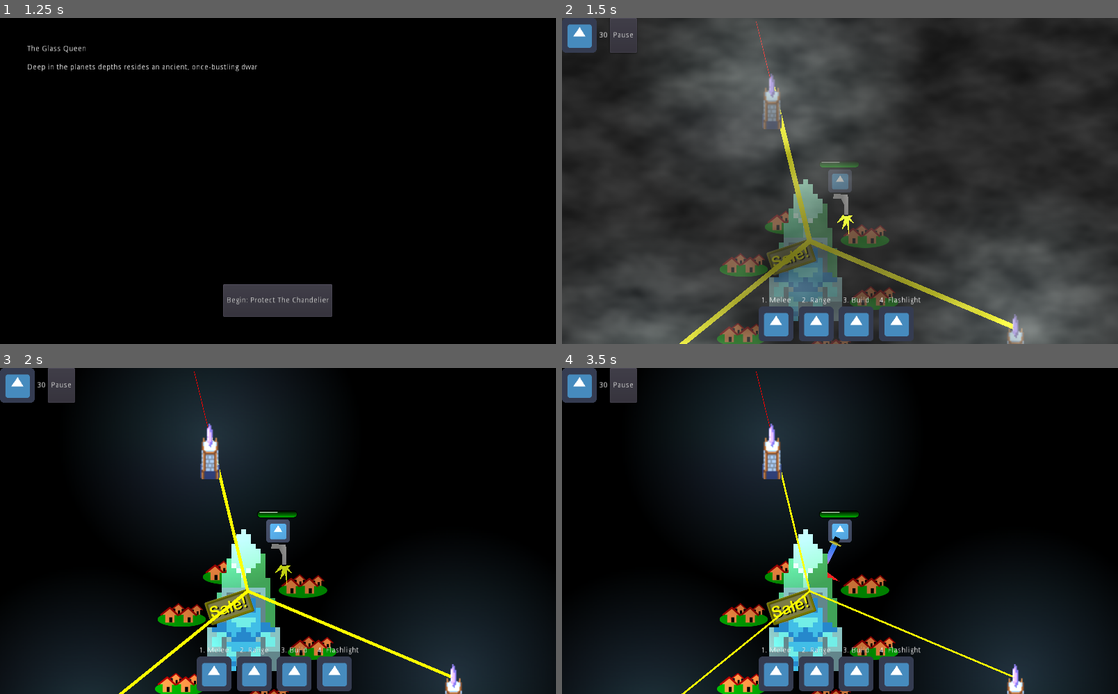
Above: before the commit, frames 1-4 (two rows, left to right).
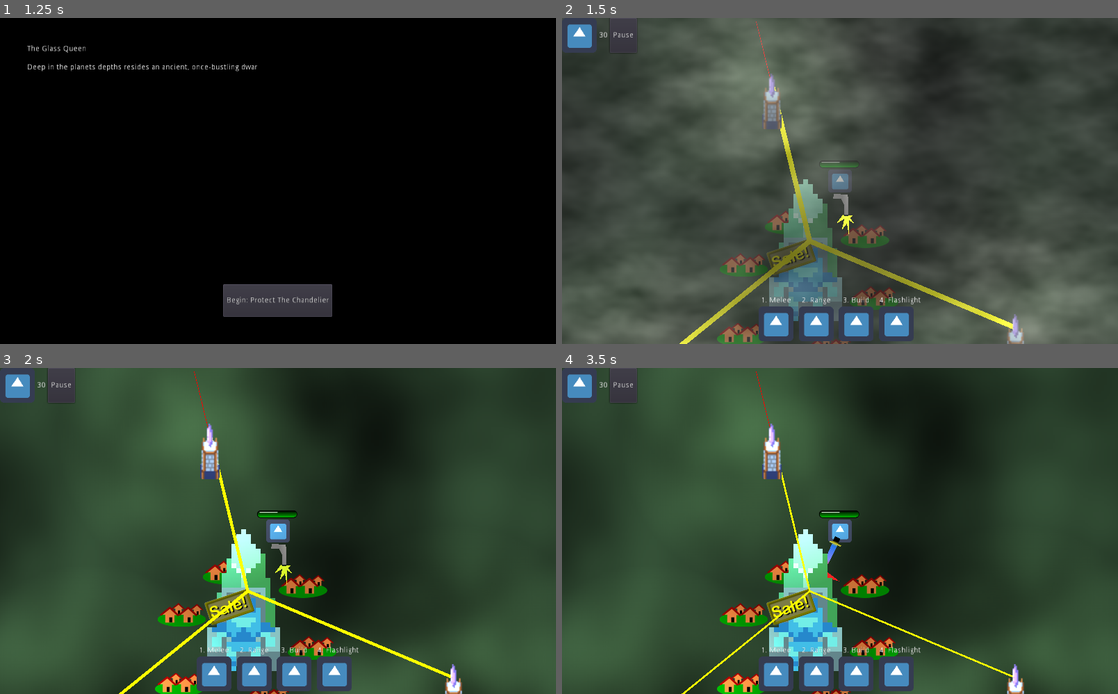
Above: after the commit, the same moments.

Repository: smclaughlan/GWJ52
Game: Godot game, scene res://Main.tscn
The game is run twice, just before and just after one commit, with the same random seed, the same clock (stepped at 60 frames per second) and the same inputs. The engine's default icon, where the game draws it, is replaced by a stand-in: a white triangle on a blue panel in a dark square.
Inputs (mouse positions are in pixels of both pictures, inside the frame that each line leads up to):
- Up to frame 1 (1.25 s): click "Play" at 0.5 s
- Up to frame 2 (1.5 s): click "Begin: Protect The Chandelier" at 1.25 s
- Up to frame 3 (2 s): no input
- Up to frame 4 (3.5 s): move the mouse to (962, 514) at 2.02 s; hold Space (right_hand) 2.03-2.75 s; hold F (interact) 2.03-2.75 s; click (773, 674) at 2.77 s

Frame 1 is identical in both runs. In frame 2, 20% of the frame differs, in the area x 0-100%, y 0-100%; in frame 3, 85%; in frame 4, 85%.

Commit message:
migrate tower upgrade menu
new scene for tower upgrades so the logic isn't all inside InteractionArea2D

Diff:
--- a/GodotProject/Scenes/Battle/Battle.tscn
+++ b/GodotProject/Scenes/Battle/Battle.tscn
@@ -20,6 +20,13 @@
 seamless = true
 as_normalmap = true
 noise = SubResource( 1 )
+
+[sub_resource type="OpenSimplexNoise" id=8]
+
+[sub_resource type="NoiseTexture" id=9]
+width = 1024
+height = 640
+noise = SubResource( 8 )
 
 [sub_resource type="NavigationPolygon" id=4]
 vertices = PoolVector2Array( -3705, -1964, 3840, -1971, 3798, 2132, -3719, 2112 )
@@ -49,6 +56,14 @@
 texture = SubResource( 2 )
 centered = false
 
+[node name="FloorTexture2" type="Sprite" parent="."]
+self_modulate = Color( 0.262745, 0.403922, 0.27451, 1 )
+position = Vector2( -3796, -2280 )
+scale = Vector2( 7.49029, 7.56907 )
+z_index = -100
+texture = SubResource( 9 )
+centered = false
+
 [node name="Player" parent="." instance=ExtResource( 2 )]
 position = Vector2( 6, 6 )
 
@@ -62,6 +77,7 @@
 position = Vector2( 1392, -300 )
 
 [node name="NavigationPolygonInstance" type="NavigationPolygonInstance" parent="."]
+visible = false
 navpoly = SubResource( 4 )
 
 [node name="NavigationAgent2D" type="NavigationAgent2D" parent="NavigationPolygonInstance"]
--- a/GodotProject/Scenes/Menus/MainMenu.tscn
+++ b/GodotProject/Scenes/Menus/MainMenu.tscn
@@ -8,6 +8,7 @@
 [ext_resource path="res://Scenes/Menus/QuitButton.gd" type="Script" id=6]
 [ext_resource path="res://_common/GUI/Button_Icon01.png" type="Texture" id=7]
 [ext_resource path="res://_common/Fonts/DePixelHalbfett.ttf" type="DynamicFontData" id=8]
+[ext_resource path="res://_common/Music/GODOT_TD-THEME_V2-WIP.wav" type="AudioStream" id=9]
 
 [sub_resource type="DynamicFont" id=1]
 size = 14
@@ -120,4 +121,7 @@
 size_flags_vertical = 3
 size_flags_stretch_ratio = 0.25
 
+[node name="AudioStreamPlayer" type="AudioStreamPlayer" parent="."]
+stream = ExtResource( 9 )
+
 [connection signal="pressed" from="MarginContainer/VBoxContainer/Body/QuitButton" to="MarginContainer/VBoxContainer/Body/QuitButton" method="_on_QuitButton_pressed"]
--- a/GodotProject/Scenes/Objects/Towers/TowerBase.tscn
+++ b/GodotProject/Scenes/Objects/Towers/TowerBase.tscn
@@ -12,8 +12,9 @@
 show_behind_parent = true
 z_index = -5
 
-[node name="Polygon2D" type="Polygon2D" parent="Sprite"]
-position = Vector2( -67, 29 )
+[node name="ShadowPoly" type="Polygon2D" parent="Sprite"]
+position = Vector2( -1, 69 )
+scale = Vector2( 0.620002, 0.919384 )
 color = Color( 0, 0, 0, 0.32549 )
 texture_offset = Vector2( 32, -15 )
 polygon = PoolVector2Array( -67, 45, -44, 28, -12, 24, 21, 26, 45, 31, 66, 38, 70, 47, 71, 59, 64, 68, 36, 76, 12, 76, -14, 75, -37, 76, -62, 72, -70, 56, -68, 47 )
--- /dev/null
+++ b/GodotProject/Scenes/Shop/TowerUpgradePopupMenu.gd
@@ -0,0 +1,23 @@
+extends PopupPanel
+
+
+var tower
+
+signal demolition_requested
+
+# Called when the node enters the scene tree for the first time.
+func _ready():
+	pass
+
+func init(myTower):
+	tower = myTower
+	if tower.has_method("_on_demolition_requested"):
+		var _err = connect("demolition_requested", tower, "_on_demolition_requested")
+	else:
+		printerr("Configuration error in TowerUpgradePopupMenu. Are you connected to a tower?")
+
+func _on_DeconstructButton_pressed():
+	Global.resume()
+	Global.currency_tracker.update_amount(10)
+	emit_signal("demolition_requested")
+	hide()
--- /dev/null
+++ b/GodotProject/Scenes/Shop/TowerUpgradePopupMenu.tscn
@@ -0,0 +1,76 @@
+[gd_scene load_steps=3 format=2]
+
+[ext_resource path="res://icon.png" type="Texture" id=1]
+[ext_resource path="res://Scenes/Shop/TowerUpgradePopupMenu.gd" type="Script" id=2]
+
+[node name="TowerUpgradePopupDialog" type="PopupPanel"]
+pause_mode = 2
+margin_left = 36.0
+margin_top = 196.0
+margin_right = 436.0
+margin_bottom = 336.0
+script = ExtResource( 2 )
+
+[node name="MarginContainer" type="MarginContainer" parent="."]
+anchor_right = 1.0
+anchor_bottom = 1.0
+margin_left = 4.0
+margin_top = 4.0
+margin_right = -4.0
+margin_bottom = -4.0
+custom_constants/margin_right = 10
+custom_constants/margin_top = 20
+custom_constants/margin_left = 10
+custom_constants/margin_bottom = 10
+
+[node name="VBoxContainer" type="VBoxContainer" parent="MarginContainer"]
+margin_left = 10.0
+margin_top = 20.0
+margin_right = 382.0
+margin_bottom = 192.0
+custom_constants/separation = 10
+
+[node name="UpgradeButton" type="Button" parent="MarginContainer/VBoxContainer"]
+margin_left = 111.0
+margin_right = 261.0
+margin_bottom = 20.0
+size_flags_horizontal = 6
+text = "Buy this cool upgrade"
+
+[node name="DeconstructButton" type="Button" parent="MarginContainer/VBoxContainer"]
+margin_left = 49.0
+margin_top = 30.0
+margin_right = 323.0
+margin_bottom = 50.0
+size_flags_horizontal = 6
+text = "This tower sucks. I want my money back."
+
+[node name="GridContainer" type="GridContainer" parent="MarginContainer/VBoxContainer"]
+margin_top = 60.0
+margin_right = 372.0
+margin_bottom = 142.0
+
+[node name="VBoxContainer" type="VBoxContainer" parent="MarginContainer/VBoxContainer/GridContainer"]
+margin_right = 64.0
+margin_bottom = 82.0
+
+[node name="Label" type="Label" parent="MarginContainer/VBoxContainer/GridContainer/VBoxContainer"]
+margin_right = 64.0
+margin_bottom = 14.0
+text = "option 1"
+
+[node name="TextureButton" type="TextureButton" parent="MarginContainer/VBoxContainer/GridContainer/VBoxContainer"]
+margin_top = 18.0
+margin_right = 64.0
+margin_bottom = 82.0
+texture_normal = ExtResource( 1 )
+
+[node name="CloseButton" type="Button" parent="MarginContainer/VBoxContainer"]
+margin_left = 162.0
+margin_top = 152.0
+margin_right = 209.0
+margin_bottom = 172.0
+size_flags_horizontal = 6
+text = "Close"
+
+[connection signal="pressed" from="MarginContainer/VBoxContainer/DeconstructButton" to="." method="_on_DeconstructButton_pressed"]
--- a/GodotProject/Scenes/Towers/TowerInteractionArea.gd
+++ b/GodotProject/Scenes/Towers/TowerInteractionArea.gd
@@ -3,16 +3,18 @@
 
 var player_present : bool = false # probably starts with the player near the tower
 var tower
+var upgrade_popup_dialog
 
-signal demolition_requested
-
+#signal demolition_requested # moved to TowerUpgradePopupDialog
 
 # Called when the node enters the scene tree for the first time.
 func _ready():
+
 	$InteractLabel.hide()
 	tower = get_parent()
-	if tower.has_method("_on_demolition_requested"):
-		var _err = connect("demolition_requested", tower, "_on_demolition_requested")
+	upgrade_popup_dialog = find_node("TowerUpgradePopupDialog")
+	upgrade_popup_dialog.init(tower)
+
 	if get_overlapping_bodies().has(Global.player):
 		player_present = true
 		$InteractLabel.show()
@@ -21,7 +23,7 @@
 
 func _unhandled_input(event):
 	if player_present and event.is_action_pressed("interact"):
-		$CanvasLayer/PopupDialog.popup_centered_ratio(0.66)
+		upgrade_popup_dialog.popup_centered_ratio(0.66)
 		Global.pause()
 
 
@@ -41,11 +43,7 @@
 		$InteractLabel.hide()
 
 
-func _on_DeconstructButton_pressed():
-	Global.resume()
-	Global.currency_tracker.update_amount(10)
-	emit_signal("demolition_requested")
-	hide()
+
 
 
 
--- a/GodotProject/Scenes/Towers/TowerInteractionArea.tscn
+++ b/GodotProject/Scenes/Towers/TowerInteractionArea.tscn
@@ -1,11 +1,12 @@
-[gd_scene load_steps=3 format=2]
+[gd_scene load_steps=4 format=2]
 
 [ext_resource path="res://Scenes/Towers/TowerInteractionArea.gd" type="Script" id=1]
+[ext_resource path="res://Scenes/Shop/TowerUpgradePopupMenu.tscn" type="PackedScene" id=2]
 
 [sub_resource type="RectangleShape2D" id=1]
 extents = Vector2( 143, 111 )
 
-[node name="InteractArea" type="Area2D"]
+[node name="TowerUpgradeInteractArea" type="Area2D"]
 collision_layer = 0
 script = ExtResource( 1 )
 
@@ -22,51 +23,7 @@
 
 [node name="CanvasLayer" type="CanvasLayer" parent="."]
 
-[node name="PopupDialog" type="ConfirmationDialog" parent="CanvasLayer"]
-pause_mode = 2
-visible = true
-margin_left = 36.0
-margin_top = 196.0
-margin_right = 436.0
-margin_bottom = 336.0
-rect_min_size = Vector2( 400, 140 )
-
-[node name="MarginContainer" type="MarginContainer" parent="CanvasLayer/PopupDialog"]
-anchor_right = 1.0
-anchor_bottom = 1.0
-margin_left = 8.0
-margin_top = 8.0
-margin_right = -8.0
-margin_bottom = -36.0
-custom_constants/margin_right = 10
-custom_constants/margin_top = 20
-custom_constants/margin_left = 10
-custom_constants/margin_bottom = 10
-
-[node name="VBoxContainer" type="VBoxContainer" parent="CanvasLayer/PopupDialog/MarginContainer"]
-margin_left = 10.0
-margin_top = 20.0
-margin_right = 374.0
-margin_bottom = 86.0
-custom_constants/separation = 10
-
-[node name="UpgradeButton" type="Button" parent="CanvasLayer/PopupDialog/MarginContainer/VBoxContainer"]
-margin_left = 107.0
-margin_right = 257.0
-margin_bottom = 20.0
-size_flags_horizontal = 6
-text = "Buy this cool upgrade"
-
-[node name="DeconstructButton" type="Button" parent="CanvasLayer/PopupDialog/MarginContainer/VBoxContainer"]
-margin_left = 45.0
-margin_top = 30.0
-margin_right = 319.0
-margin_bottom = 50.0
-size_flags_horizontal = 6
-text = "This tower sucks. I want my money back."
+[node name="TowerUpgradePopupDialog" parent="CanvasLayer" instance=ExtResource( 2 )]
 
 [connection signal="body_entered" from="." to="." method="_on_InteractArea_body_entered"]
 [connection signal="body_exited" from="." to="." method="_on_InteractArea_body_exited"]
-[connection signal="about_to_show" from="CanvasLayer/PopupDialog" to="." method="_on_PopupDialog_about_to_show"]
-[connection signal="popup_hide" from="CanvasLayer/PopupDialog" to="." method="_on_PopupDialog_popup_hide"]
-[connection signal="pressed" from="CanvasLayer/PopupDialog/MarginContainer/VBoxContainer/DeconstructButton" to="." method="_on_DeconstructButton_pressed"]
Not shown: 1 places in GodotProject/Scenes/Battle/Battle.tscn that only renumber resources
Not shown: 1 places in GodotProject/Scenes/Menus/MainMenu.tscn that only renumber resources
Binary file added: GodotProject/Scenes/Region/VoronoiCrystalFloor.jpg
Not shown, added: GodotProject/Scenes/Region/VoronoiCrystalFloor.jpg.import
Not shown, added: GodotProject/_common/Music/GODOT_TD-THEME_V2-WIP.wav.import
Not shown, changed: .DS_Store
Not shown, changed: GodotProject/.DS_Store
Not shown, added: GodotProject/_common/.DS_Store
Not shown, added: GodotProject/_common/Music/GODOT_TD-THEME_V2-WIP.wav
Not shown, added: WIP/voronoi floor texture 2.png
Not shown, added: WIP/voronoi floor texture.png
